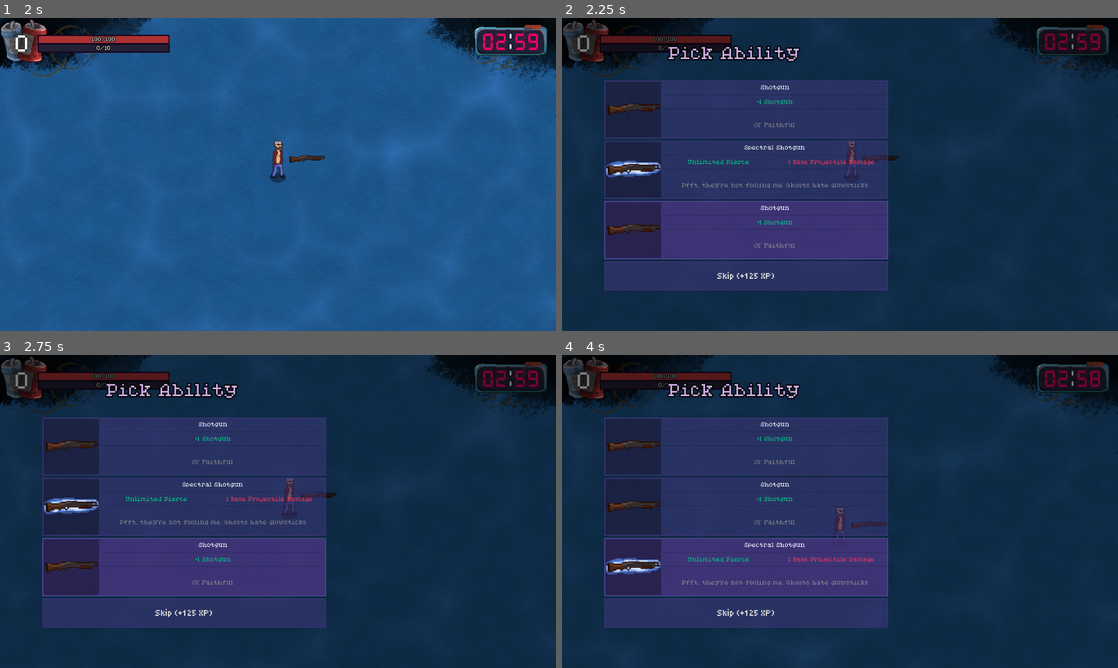
Above: before the commit, frames 1-4 (two rows, left to right).
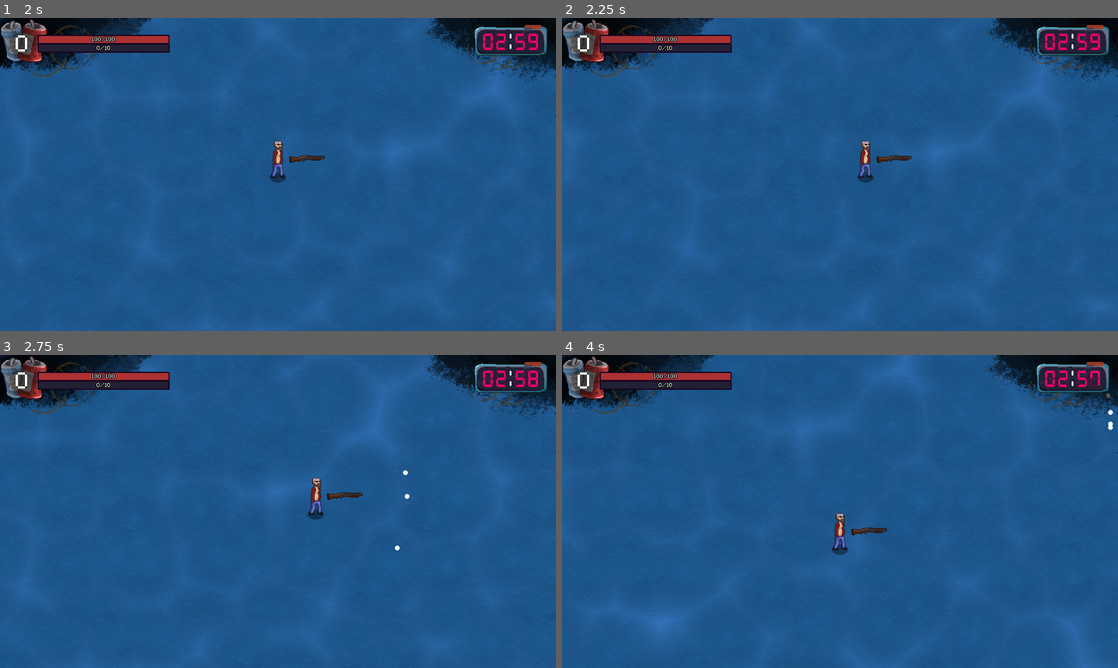
Above: after the commit, the same moments.

Repository: Zugeo0/tsof
Game: Godot game, scene res://menus/main_menu/main_menu.tscn
Two runs of this game, one before a commit and one after it. Both use one fixed random seed, a clock stepped at 60 frames per second and the inputs below.
Inputs (mouse positions are in pixels of both pictures, inside the frame that each line leads up to):
- Up to frame 1 (2 s): click "Dive in" at 0.5 s; click "Shotgunner" at 1.25 s
- Up to frame 2 (2.25 s): tap Enter at 2 s; move the mouse to (962, 158) at 2.02 s; hold D (move_right) from 2.03 s (still down); tap G at 2.1 s; click (962, 158) at 2.17 s
- Up to frame 3 (2.75 s): keep holding D (move_right); tap T at 2.3 s
- Up to frame 4 (4 s): release D (move_right) at 2.75 s; click (745, 445) at 2.77 s; move the mouse to (728, 527) at 3.52 s; hold S (move_down) from 3.53 s (still down); tap T at 3.6 s; tap G at 3.8 s

Frame 1 is identical in both runs. In frame 2, 97% of the frame differs, in the area x 0-100%, y 0-100%; in frame 3, 97%; in frame 4, 97%.

Commit message:
Lock abilities behind level ups

Diff:
--- a/game/abilities/ability_manager/ability_manager.gd
+++ b/game/abilities/ability_manager/ability_manager.gd
@@ -5,12 +5,19 @@
 
 @export var ability_pool: Array[AbilityInfo]
 
+var available_abilities: int = 0
+
 # TODO: Remove
 func _input(event: InputEvent) -> void:
 	if event is InputEventKey and event.pressed and event.keycode == KEY_T:
 		add_ability(ABILITY_SHOTGUN)
 
 func add_ability(ability: AbilityInfo) -> void:
+	if available_abilities <= 0:
+		return
+
+	available_abilities -= 1
+
 	var ability_node: Ability = ability.ability_script.new()
 	ability_node.apply_effects()
 
@@ -21,3 +28,6 @@
 
 	abilities.shuffle()
 	return abilities
+
+func _on_player_levelup() -> void:
+	available_abilities += 1
--- a/game/abilities/ability_picker/ability_picker.gd
+++ b/game/abilities/ability_picker/ability_picker.gd
@@ -4,11 +4,6 @@
 
 @onready var ability_list_container: VBoxContainer = $AbilityListContainer
 @onready var ability_manager: AbilityManager = %AbilityManager
-
-func _input(event: InputEvent) -> void:
-	if event is InputEventKey and event.pressed and event.keycode == KEY_G:
-		var abilities = ability_manager.get_random_abilities()
-		open(abilities)
 
 func open(abilities: Array[AbilityInfo]) -> void:
 	PauseManager.pause(self)
--- a/game/game.tscn
+++ b/game/game.tscn
@@ -13,6 +13,8 @@
 [ext_resource type="Script" path="res://game/abilities/ability_manager/ability_manager.gd" id="10_da6n6"]
 [ext_resource type="PackedScene" uid="uid://bduncirhdx3nb" path="res://game/pause_menu/pause_menu.tscn" id="11_01yx4"]
 [ext_resource type="Script" path="res://game/hud/hurt_overlay/hurt_overlay.gd" id="11_wq5sd"]
+[ext_resource type="Theme" uid="uid://up11cs5tn8xo" path="res://menus/menu_theme.tres" id="12_lj6g6"]
+[ext_resource type="Script" path="res://game/hud/level_up_prompt/level_up_prompt.gd" id="13_aq8eo"]
 
 [sub_resource type="Gradient" id="Gradient_2564n"]
 offsets = PackedFloat32Array(0.428571, 1)
@@ -63,8 +65,40 @@
 script = ExtResource("11_wq5sd")
 metadata/_edit_lock_ = true
 
+[node name="LevelUpPrompt" type="Button" parent="HUD"]
+anchors_preset = 8
+anchor_left = 0.5
+anchor_top = 0.5
+anchor_right = 0.5
+anchor_bottom = 0.5
+offset_left = -108.5
+offset_top = -115.0
+offset_right = 108.5
+offset_bottom = -89.0
+grow_horizontal = 2
+grow_vertical = 2
+theme = ExtResource("12_lj6g6")
+script = ExtResource("13_aq8eo")
+
+[node name="Label" type="Label" parent="HUD/LevelUpPrompt"]
+layout_mode = 1
+anchors_preset = 15
+anchor_right = 1.0
+anchor_bottom = 1.0
+grow_horizontal = 2
+grow_vertical = 2
+text = "5 level up(s) available"
+horizontal_alignment = 1
+vertical_alignment = 1
+metadata/_edit_lock_ = true
+
 [node name="AbilityPicker" parent="." instance=ExtResource("10_1yhm2")]
+unique_name_in_owner = true
 visible = false
 
 [node name="PauseMenu" parent="." instance=ExtResource("11_01yx4")]
+unique_name_in_owner = true
 visible = false
+
+[connection signal="levelup" from="Player" to="AbilityManager" method="_on_player_levelup"]
+[connection signal="pressed" from="HUD/LevelUpPrompt" to="HUD/LevelUpPrompt" method="_on_pressed"]
--- /dev/null
+++ b/game/hud/level_up_prompt/level_up_prompt.gd
@@ -0,0 +1,21 @@
+class_name LevelUpPrompt extends Button
+
+@onready var ability_picker: AbilityPicker = %AbilityPicker
+@onready var ability_manager: AbilityManager = %AbilityManager
+@onready var label: Label = $Label
+
+func _process(_delta: float) -> void:
+	visible = ability_manager.available_abilities > 0
+
+	label.text = "%d level up(s) available" % ability_manager.available_abilities
+	if Input.is_action_just_pressed("open_levelup_menu") and ability_manager.available_abilities > 0:
+		_open_ability_picker()
+
+
+func _on_pressed() -> void:
+	_open_ability_picker()
+
+
+func _open_ability_picker() -> void:
+	var abilities = ability_manager.get_random_abilities()
+	ability_picker.open(abilities)
--- a/game/player/player.gd
+++ b/game/player/player.gd
@@ -8,7 +8,7 @@
 @onready var sprite: Sprite2D = $Visuals/Sprite
 @onready var invincibility_timer: Timer = $InvincibilityTimer
 @onready var experience_pickup_sfx: AudioStreamPlayer = $ExperiencePickupSFX
-@onready var collection_range: Area2D = $CollectionRange
+@onready var collection_range: Area2D = $PickupCollectionRange
 @onready var hurt_sfx: AudioStreamPlayer = $HurtSFX
 @onready var camera: Camera2D = $Camera
 @onready var weapon_manager: WeaponManager = $WeaponManager
--- a/game/player/player.tscn
+++ b/game/player/player.tscn
@@ -68,6 +68,15 @@
 position = Vector2(-2.00842e-12, -1.78639e-12)
 position_smoothing_enabled = true
 
+[node name="PickupCollectionRange" type="Area2D" parent="."]
+collision_layer = 0
+collision_mask = 8
+metadata/_edit_lock_ = true
+
+[node name="CollisionShape2D" type="CollisionShape2D" parent="PickupCollectionRange"]
+shape = SubResource("CircleShape2D_2816h")
+metadata/_edit_lock_ = true
+
 [node name="InvincibilityTimer" type="Timer" parent="."]
 wait_time = 0.1
 one_shot = true
@@ -80,12 +89,3 @@
 stream = ExtResource("7_k7285")
 volume_db = 10.0
 bus = &"Effects"
-
-[node name="CollectionRange" type="Area2D" parent="."]
-collision_layer = 0
-collision_mask = 8
-metadata/_edit_lock_ = true
-
-[node name="CollisionShape2D" type="CollisionShape2D" parent="CollectionRange"]
-shape = SubResource("CircleShape2D_2816h")
-metadata/_edit_lock_ = true
--- a/project.godot
+++ b/project.godot
@@ -93,6 +93,11 @@
 "events": [Object(InputEventKey,"resource_local_to_scene":false,"resource_name":"","device":-1,"window_id":0,"alt_press …(195 unchanged characters)…
 ]
 }
+open_levelup_menu={
+"deadzone": 0.5,
+"events": [Object(InputEventKey,"resource_local_to_scene":false,"resource_name":"","device":-1,"window_id":0,"alt_pressed":false,"shift_pressed":false,"ctrl_pressed":false,"meta_pressed":false,"pressed":false,"keycode":0,"physical_keycode":4194306,"key_label":0,"unicode":0,"location":0,"echo":false,"script":null)
+]
+}
 
 [layer_names]
 
Not shown: 1 places in game/game.tscn that only renumber resources
